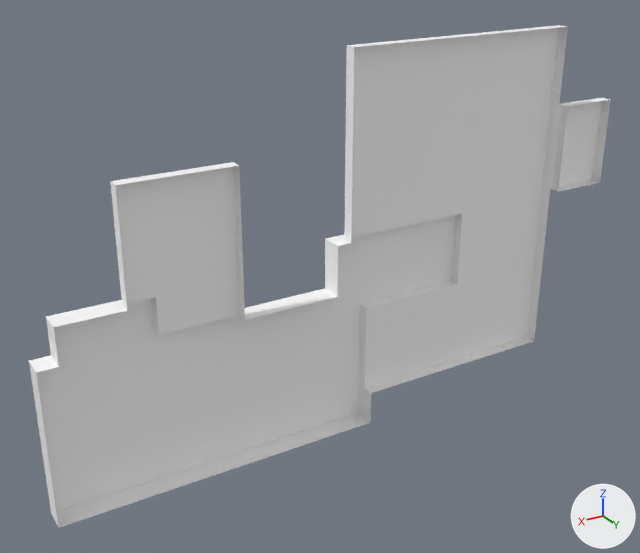
The FBX model Assets/Models/!Modular/MetalPatchwork/MetalPatchFlat_01.fbx, before and after one commit.
Camera for both pictures: a camera (50 mm lens) standing at (5.96, 8.59, 6.66) and looking at (0.64, -0.28, 2.22). Lighting does not change. The marker at lower right points along +X, +Y and +Z. Where no turn or scale is listed for an object, it has been applied to the vertices.

In view in the first picture: 'MetalPatchesFlat_01'.
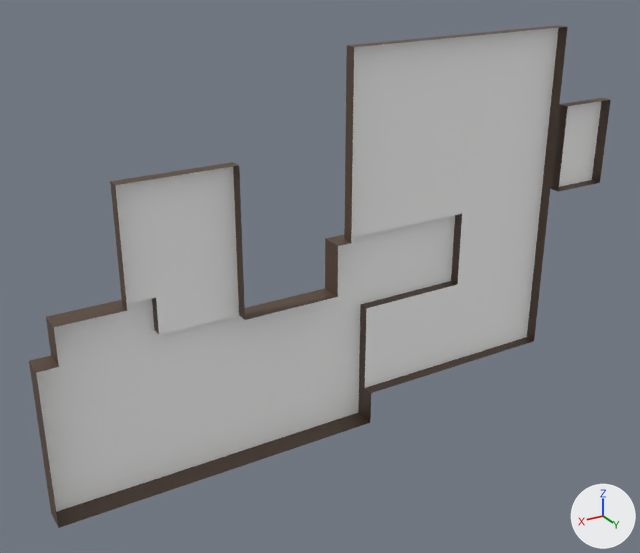
Commit message: Metal patchwork edges fix

What differs and where, as boxes (x1, y1, x2, y2) in the pictures (640 x 553 px):
part 1 of me_mesh, recoloured (grey to brown)
    both: (29, 25, 611, 528)

Patch to the scene script:
```diff
--- a/Assets/Models/!Modular/MetalPatchwork/MetalPatchFlat_01.fbx.py
+++ b/Assets/Models/!Modular/MetalPatchwork/MetalPatchFlat_01.fbx.py
@@ mat_brown @@
+mat_brown = principled_material('Brown')
+mat_brown.base_color = (0.097, 0.0596, 0.0398)  # brown #584538
@@ me_mesh @@
 me_mesh.from_pydata(...)  # 120 vertices, 100 faces; spans x -3.96..4.3, y -0.3..0.0, z 0.0..5.08
 # used by ob_metalpatchesflat_01; location = (0.0, 0.0, 0.0)
+# me_mesh part 1: 62 of the faces centred in x -3.96..4.3, y -0.23..-0.08, z 0.0..5.08 switch from mat_patchworkmetal (its picture is missing) to mat_brown (brown #584538)
```
